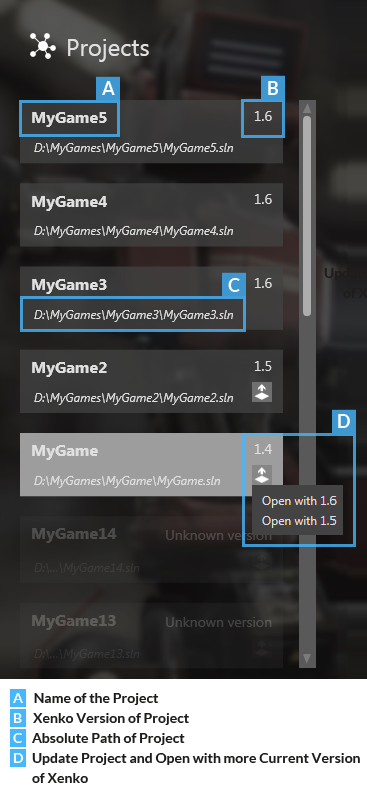
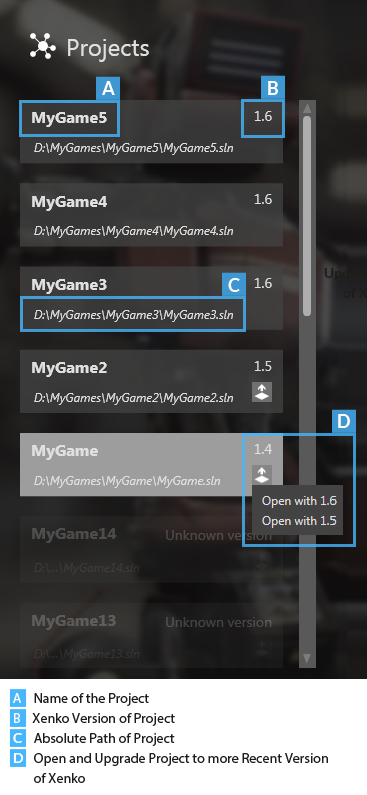
Layered file, before and after one edit (w=367, h=795). Changes by layer:
painted on "A Name of the Project B Xenko Version of Pro" over [13, 693, 360, 783]
painted on "Shape 2 copy 13", masked it over [10, 749, 26, 767]
painted on "Shape 2 copy 16", masked it over [10, 729, 26, 747]
painted on "Shape 2 copy 15", masked it over [10, 709, 26, 727]
painted on "Shape 2 copy 12", masked it over [10, 689, 26, 707]
painted on "Shape 2" (1st of 4, in "Group 1" › "c"), masked it over [332, 409, 356, 433]
painted on "Shape 2" (2nd of 4, in "Group 1" › "b"), masked it over [261, 75, 285, 99]
painted on "Shape 2" (3rd of 4, in "Group 1" › "d"), masked it over [222, 272, 246, 296]
painted on "Shape 2" (4th of 4, in "Group 1" › "A"), masked it over [96, 76, 120, 100]
